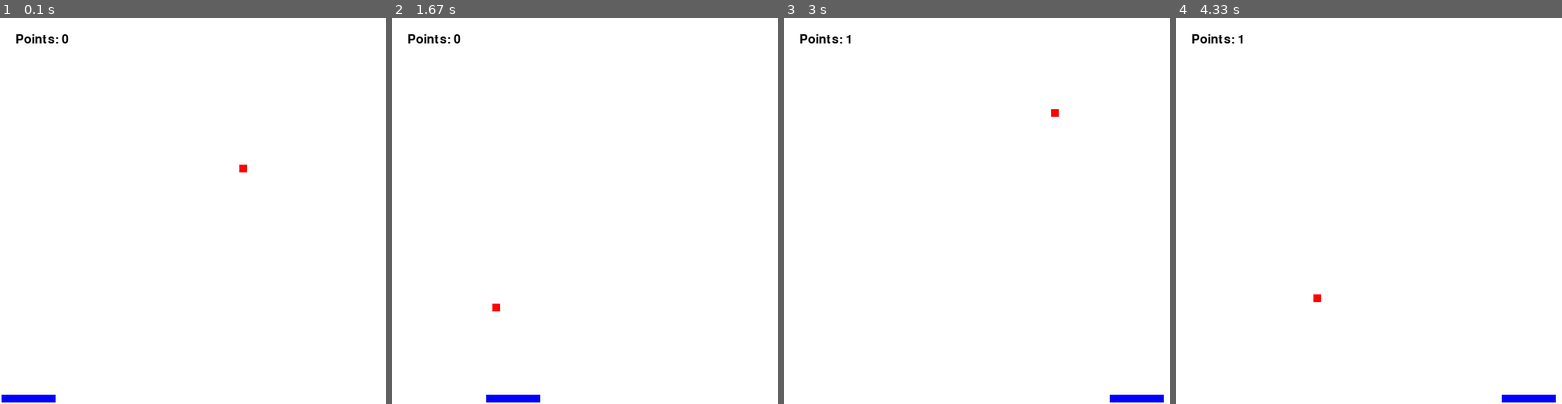
Above: before the commit, frames 1-4 (left to right).
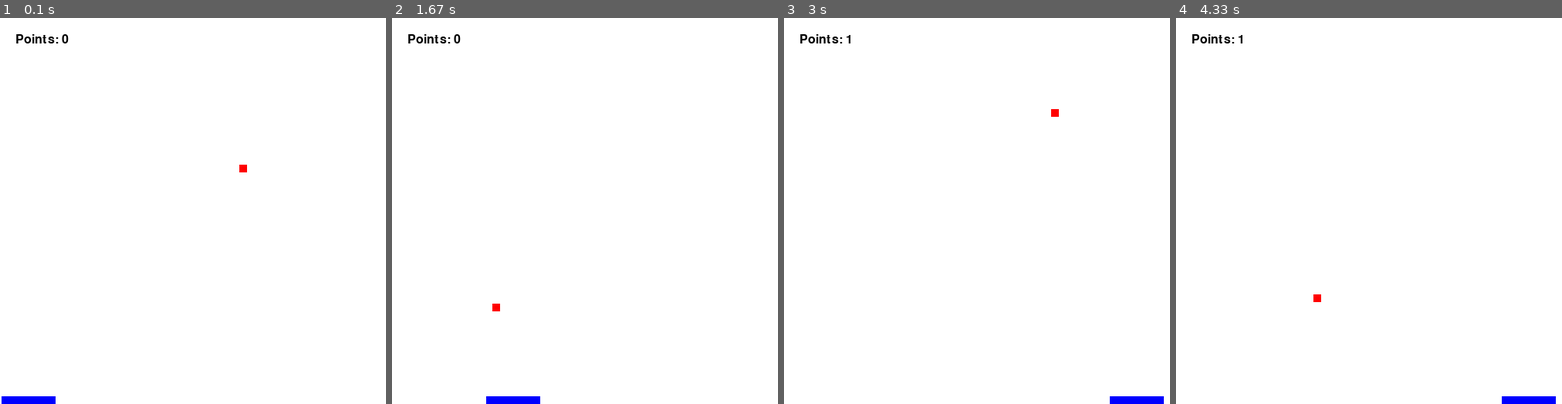
Above: after the commit, the same moments.

Repository: lizstangle/Breakout
Game: pygame game, started from game.py
Two runs of this game, one before a commit and one after it. Both use one fixed random seed, a clock stepped at 60 frames per second and the inputs below.
Inputs:
- Up to frame 1 (0.1 s): no input
- Up to frame 2 (1.67 s): hold Right 0.33-0.8 s; hold Right 0.83-1.3 s; hold Left from 1.33 s (still down)
- Up to frame 3 (3 s): release Left at 1.87 s; hold Right 2.33-2.97 s
- Up to frame 4 (4.33 s): hold Left 3-3.47 s; hold Right 3.5-3.97 s; hold Right from 4 s (still down)

The runs differ from the first frame. In frame 1, 0.1% of the frame differs, in the area x 0-15%, y 97-100%; in frame 2, 0.1%; in frame 3, 0.1%; in frame 4, 0.1%.

Commit message:
"fixed paddle variable"

Diff:
--- a/game.py
+++ b/game.py
@@ -1,14 +1,3 @@
-################################################################################
-# INSTRUCTIONS:
-# Complete the TODOS below to add another "enemy" character. When the player
-# collides with the enemy, it should reset points to 0.
-#
-# STRETCH CHALLENGES (complete if you've already finished the main challenge):
-# 1. Add a "You Lose" screen that shows for 2 seconds if the player collides
-#    with an enemy.
-# 2. Create multiple enemies that can all fall at once.
-################################################################################
-
 import pygame
 import random
 
@@ -44,7 +33,7 @@
 
 # Paddle Variables
 paddle_x = 2
-paddle_y = SCREEN_HEIGHT - PADDLE_HEIGHT * 1.20
+paddle_y = SCREEN_HEIGHT - PADDLE_HEIGHT
 
 paddle_x_velocity = 20
 
